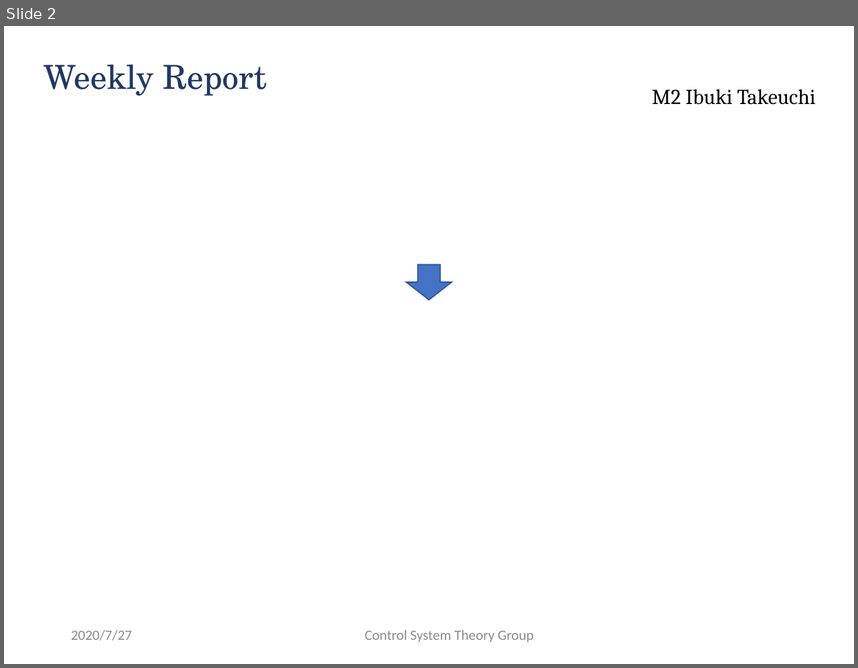
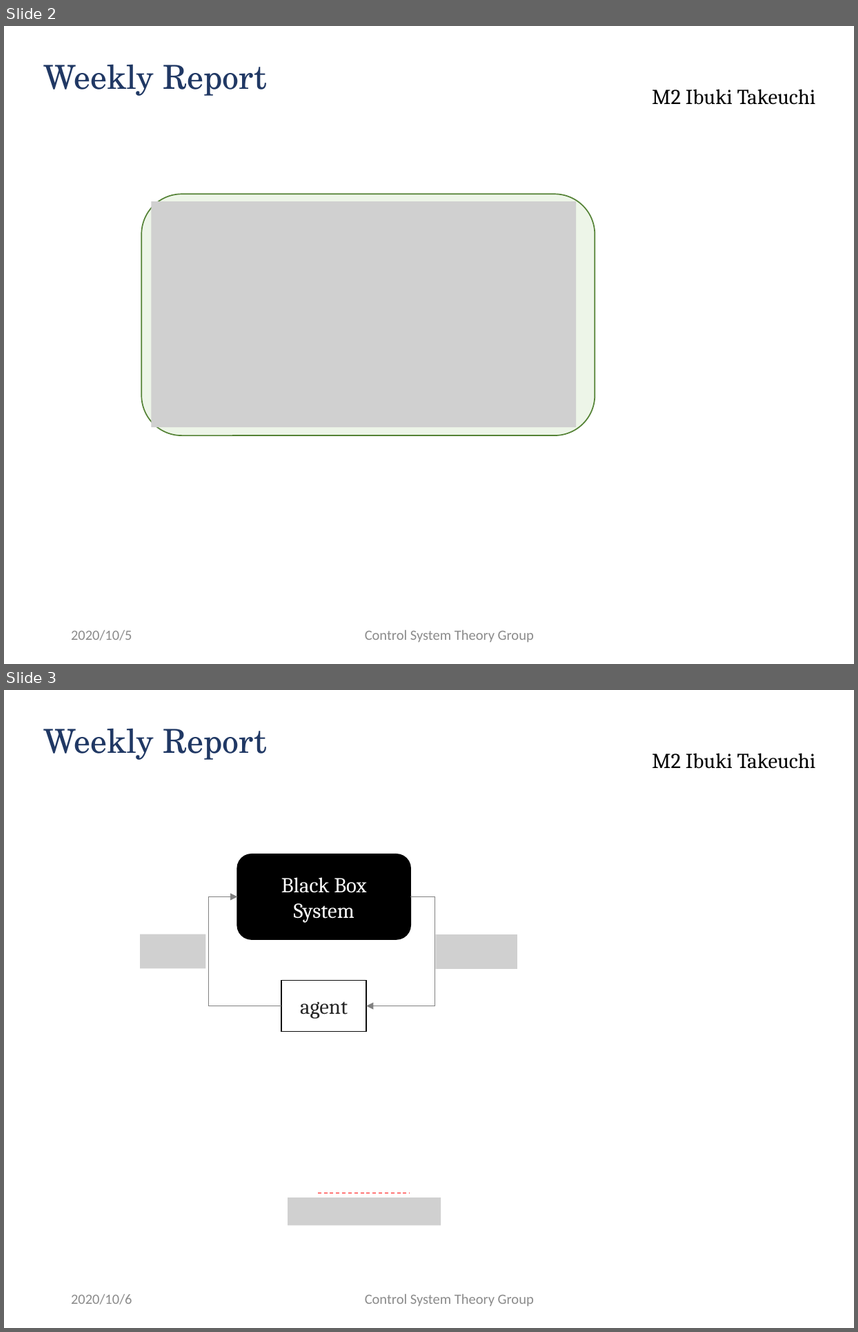
Before and after one commit to ibuki1024/weekly_report, a slide deck: report.pptx. Shown one above the other, each under a label of ours: slide 2 before the commit, slides 2 and 3 after it. The pictures are 858x668 and 858x1332 pixels, drawn with LibreOffice and Linux fonts; fonts in the diff are those of the drawing; grey boxes stand for pictures; background and template pictures are left out. Boxes give left, top, right and bottom in pixels: in the first picture for what was removed or moved away, otherwise in the second. Text is boxed around its words. In the diff, an @@ line names an element or a change of style, - is before the commit and + after.

```diff
--- a/report.pptx
+++ b/report.pptx
@@ slide 3 added at box(4, 690, 854, 1328), background #FFFFFF; not listed: 1 template element that a slide beside it also shows @@
@@ title added at box(44, 728, 267, 760), 28 pt, text #203864 @@
+Weekly Report
@@ rounded rectangle added at box(238, 854, 411, 939), fill #000000, outline #000000 1 pt, 18 pt, text #FFFFFF @@
+Black Box System
@@ elbow arrow added from (281, 1005) to (238, 896), #808080 0.5 pt @@
@@ elbow arrow added from (410, 896) to (366, 1005), #808080 0.5 pt @@
@@ picture added at box(140, 934, 205, 968) @@
@@ picture added at box(436, 934, 517, 968) @@
@@ rectangle added at box(281, 980, 366, 1031), outline #0D0D0D 1 pt, 18 pt, text #262626 @@
+agent
@@ picture added at box(288, 1198, 441, 1225) @@
@@ line added from (318, 1192) to (410, 1192), #FF0000 0.75 pt dashed @@
@@ text added at box(71, 1294, 132, 1304), 12 pt, text #8C8C8C @@
+2020/10/6
@@ text added at box(365, 1294, 534, 1305), 12 pt, text #8C8C8C @@
+Control System Theory Group
@@ slide 2 changed as well @@
@@ rounded rectangle added at box(142, 194, 595, 436), fill #A9D18E at 20% opacity, outline #548235 1 pt @@
@@ picture added at box(151, 201, 576, 428) @@
@@ down arrow removed at box(407, 264, 452, 299) @@
@@ text at box(71, 630, 132, 640): text changed @@
-2020/7/27
+2020/10/5
```
Also in this commit, not shown: 1 other slide changed, 1 other file.
